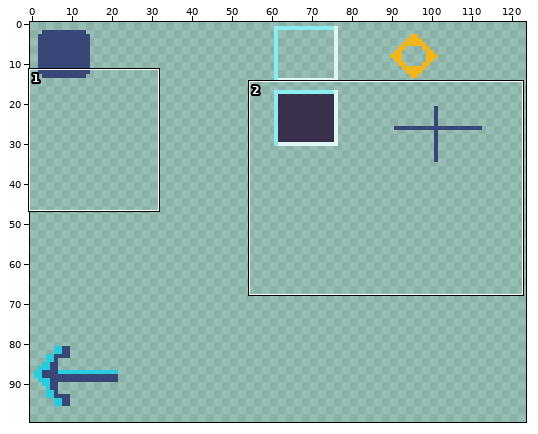
Pixel-art file, stored at design/Sprite-0002.ase. Above, an overview of the earlier version with the close-up marked.
Close-up. As it was:
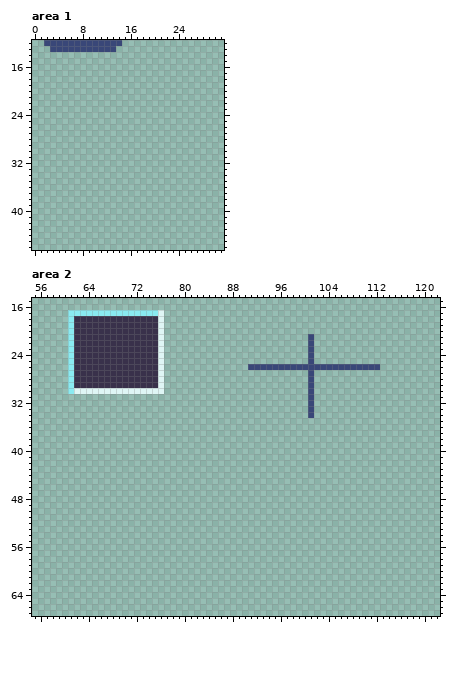
128x128 pixels, 1 frame. Shown: area 1: x 0..31, y 12..46; area 2: x 55..122, y 15..67. The wide view leaves out empty margins.
And afterwards:
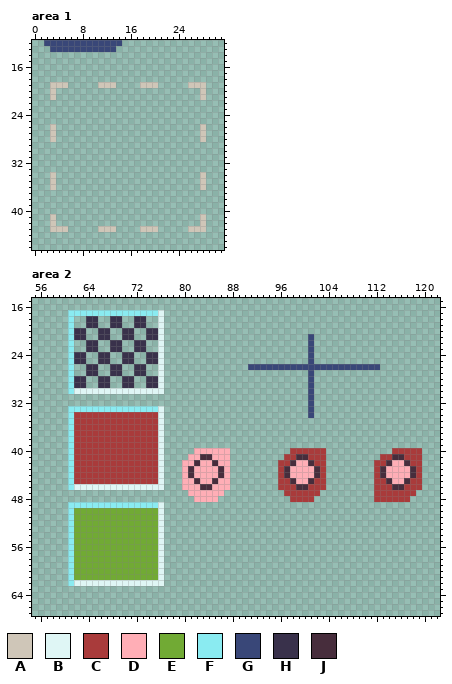
Palette (. is transparent): A #cfc6b8  B #dff6f5  C #a93b3b  D #ffaeb6  E #71aa34  F #8aebf1  G #394778  H #39314b  J #472d3c
What changed:
Area 1:
y 19: x 3..5 ... -> AAA; x 11..13 ... -> AAA; x 18..20 ... -> AAA; x 26..28 ... -> AAA
y 20..21: x 3 . -> A; x 28 . -> A
y 26..28: x 3 . -> A; x 28 . -> A
y 34..36: x 3 . -> A; x 28 . -> A
y 41..42: x 3 . -> A; x 28 . -> A
y 43: x 3..5 ... -> AAA; x 11..13 ... -> AAA; x 18..20 ... -> AAA; x 26..28 ... -> AAA
Area 2:
y 18..19: x 62..63 HH -> ..; x 66..67 HH -> ..; x 70..71 HH -> ..; x 74..75 HH -> ..
y 20..21: x 64..65 HH -> ..; x 68..69 HH -> ..; x 72..73 HH -> ..
y 22..23: x 62..63 HH -> ..; x 66..67 HH -> ..; x 70..71 HH -> ..; x 74..75 HH -> ..
y 24..25: x 64..65 HH -> ..; x 68..69 HH -> ..; x 72..73 HH -> ..
y 26..27: x 62..63 HH -> ..; x 66..67 HH -> ..; x 70..71 HH -> ..; x 74..75 HH -> ..
y 28..29: x 64..65 HH -> ..; x 68..69 HH -> ..; x 72..73 HH -> ..
y 33: x 61..76 ................ -> FFFFFFFFFFFFFFFB
y 34..39: x 61..76 ................ -> FCCCCCCCCCCCCCCB
y 40: x 61..76 ................ -> FCCCCCCCCCCCCCCB; x 82..87 ...... -> DDDDDD; x 98..103 ...... -> CCCCCC; x 115..119 ..... -> CCCCC
y 41: x 61..76 ................ -> FCCCCCCCCCCCCCCB; x 81..87 ....... -> DDJJDDD; x 97..103 ....... -> CCJJCCC; x 113..119 ....... -> CCJJCCC
y 42: x 61..76 ................ -> FCCCCCCCCCCCCCCB; x 80..87 ........ -> DDJDDJDD; x 96..103 ........ -> CCJDDJCC; x 112..119 ........ -> CCJDDJCC
y 43..44: x 61..76 ................ -> FCCCCCCCCCCCCCCB; x 80..87 ........ -> DJDDDDJD; x 96..103 ........ -> CJDDDDJC; x 112..119 ........ -> CJDDDDJC
y 45: x 61..76 ................ -> FCCCCCCCCCCCCCCB; x 80..87 ........ -> DDJDDJDD; x 96..103 ........ -> CCJDDJCC; x 112..119 ........ -> CCJDDJCC
y 46: x 61..76 ................ -> FBBBBBBBBBBBBBBB; x 80..87 ........ -> DDDJJDDD; x 96..103 ........ -> CCCJJCCC; x 112..119 ........ -> CCCJJCCC
y 47: x 81..86 ...... -> DDDDDD; x 97..102 ...... -> CCCCCC; x 112..118 ....... -> CCCCCCC
y 48: x 82..85 .... -> DDDD; x 98..101 .... -> CCCC; x 112..117 ...... -> CCCCCC
y 49: x 61..76 ................ -> FFFFFFFFFFFFFFFB
y 50..61: x 61..76 ................ -> FEEEEEEEEEEEEEEB
y 62: x 61..76 ................ -> FBBBBBBBBBBBBBBB
